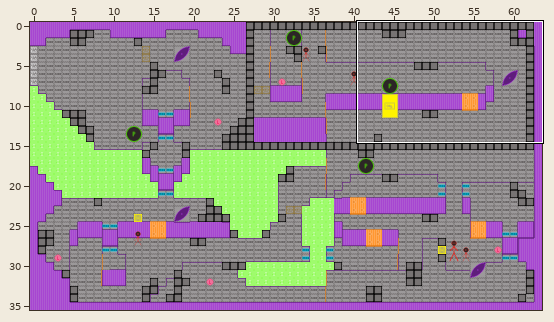
A Tiled map (JSON) gets an edit: assets/data/level1_greyboxing.tmj. The first picture is a wide view before the edit; the outline marks the close-up.
Close-up. Before the commit:
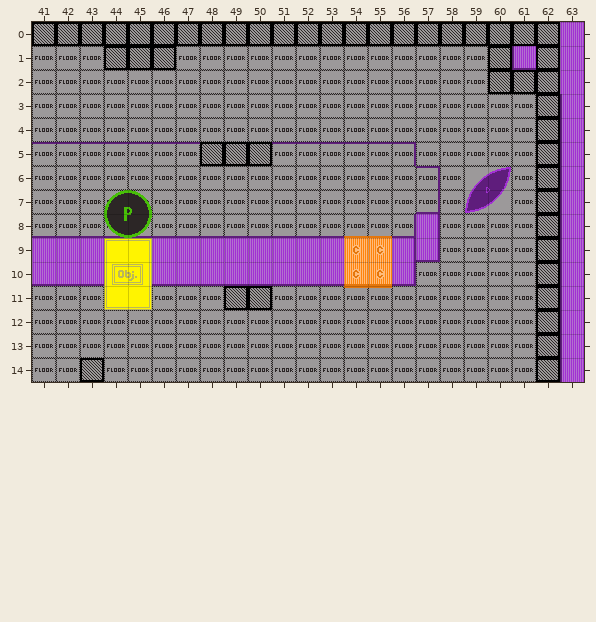
Cells are 24x24 px. Shown: x 41..63, y 0..14. The commit also changed other parts of the map, which this record leaves out.
After the commit:
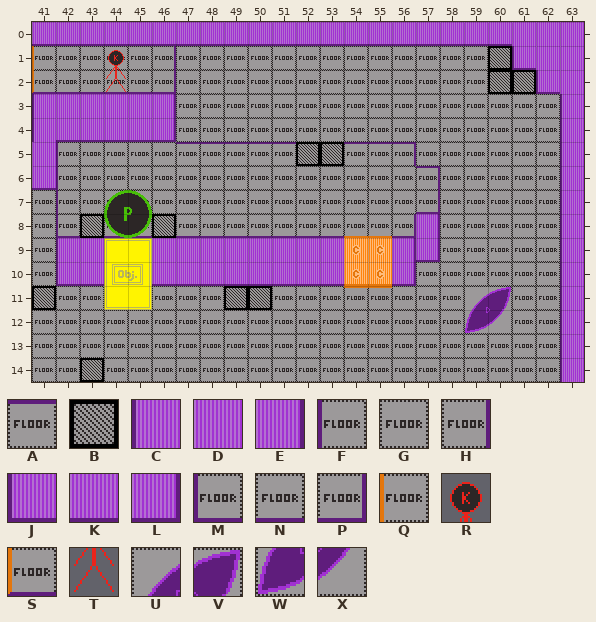
Key: from "hive_DESI_GreyboxingTileset_23": A 5, B 7, C 10, D 11, E 12, F 14, G 15, H 16, J 20, K 21, L 22, M 24, N 25, P 26, Q 43, R 48, S 53, T 58, U 65, V 66, W 75, X 76.
_ is an empty cell, # one hidden under a higher layer.
Changes in this commit:
{"where": "layer \"Background 1\""}
{"y":0,"x":53,"old":"____","new":"KKKK"}
{"where": "layer \"Background 2\""}
{"y":0,"x":53,"old":"####","new":"____"}
{"y":1,"x":41,"old":"G","new":"_"}
{"y":2,"x":41,"old":"GGGGGG","new":"______"}
{"y":3,"x":41,"old":"GGGGGG","new":"______"}
{"y":4,"x":41,"old":"GGGGGG","new":"______"}
{"y":5,"x":41,"old":"_","new":"D"}
{"y":6,"x":41,"old":"_","new":"K"}
{"y":8,"x":41,"old":"_","new":"G"}
{"y":9,"x":41,"old":"DD","new":"GC"}
{"y":10,"x":41,"old":"KK","new":"GJ"}
{"where": "layer \"Non-Interactables 2\""}
{"y":1,"x":44,"old":"BBB","new":"___"}
{"y":11,"x":41,"old":"_","new":"B"}
{"where": "layer \"Interactables 2\""}
{"y":6,"x":59,"old":"UV","new":"__"}
{"y":7,"x":59,"old":"WX","new":"__"}
{"y":11,"x":59,"old":"__","new":"UV"}
{"y":12,"x":59,"old":"__","new":"WX"}
{"where": "layer \"Invisibles 2\""}
{"y":0,"x":53,"old":"####","new":"____"}
{"where": "layer \"Background 3\""}
{"y":3,"x":41,"old":"______","new":"CDDDDE"}
{"y":4,"x":41,"old":"______","new":"CKKKKL"}
{"y":5,"x":41,"old":"AAAAAA","new":"_FGGGG"}
{"y":6,"x":41,"old":"GG","new":"_F"}
{"y":7,"x":42,"old":"G","new":"F"}
{"y":8,"x":41,"old":"NN","new":"_M"}
{"where": "layer \"Non-Interactables 3\""}
{"y":5,"x":48,"old":"BBB","new":"___"}
{"y":5,"x":52,"old":"__","new":"BB"}
{"y":8,"x":43,"old":"_","new":"B"}
{"y":8,"x":46,"old":"_","new":"B"}
{"where": "layer \"Background 4\""}
{"y":1,"x":44,"old":"___","new":"GGH"}
{"y":2,"x":42,"old":"_____","new":"NNNNP"}
{"where": "layer \"Interactables 4\""}
{"y":1,"x":41,"old":"_","new":"Q"}
{"y":1,"x":44,"old":"_","new":"R"}
{"y":2,"x":41,"old":"_","new":"S"}
{"y":2,"x":44,"old":"_","new":"T"}
{"where": "layer \"Block\" (removed)"}
{"y":0,"x":41,"old":"BBBBBBBBBBBBBBBBBBBBBB","new":"______________________"}
{"y":1,"x":62,"old":"B","new":"_"}
{"y":2,"x":62,"old":"B","new":"_"}
{"y":3,"x":62,"old":"B","new":"_"}
{"y":4,"x":62,"old":"B","new":"_"}
{"y":5,"x":62,"old":"B","new":"_"}
{"y":6,"x":62,"old":"B","new":"_"}
{"y":7,"x":62,"old":"B","new":"_"}
{"y":8,"x":62,"old":"B","new":"_"}
{"y":9,"x":62,"old":"B","new":"_"}
{"y":10,"x":62,"old":"B","new":"_"}
{"y":11,"x":62,"old":"B","new":"_"}
{"y":12,"x":62,"old":"B","new":"_"}
{"y":13,"x":62,"old":"B","new":"_"}
{"y":14,"x":62,"old":"B","new":"_"}
